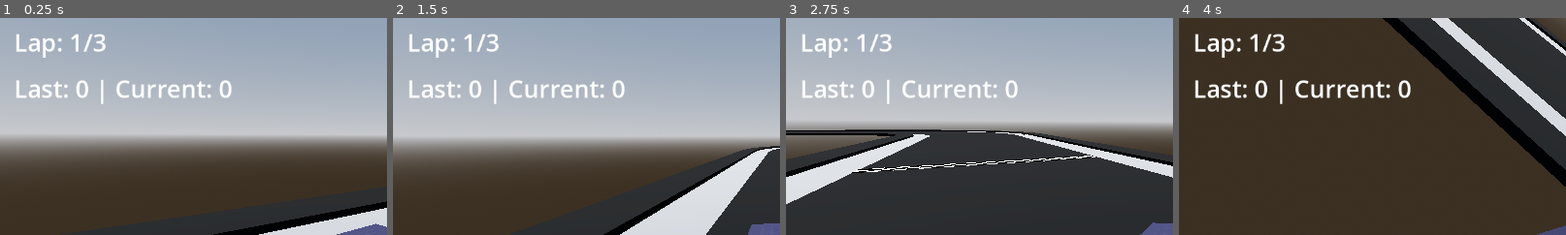
Above: before the commit, frames 1-4 (left to right).
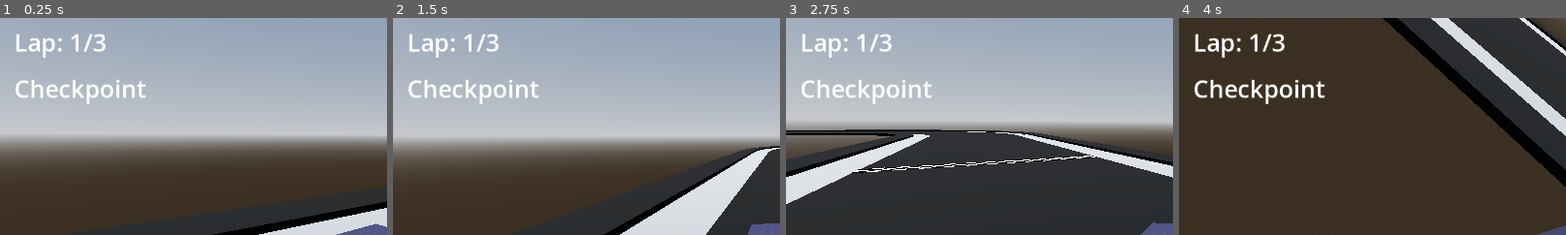
Above: after the commit, the same moments.

Repository: bstephe9/Racing-Game
Game: Godot game, scene res://main/main.tscn
The game is run twice, just before and just after one commit, with the same random seed, the same clock (stepped at 60 frames per second) and the same inputs.
Inputs:
- Up to frame 1 (0.25 s): no input
- Up to frame 2 (1.5 s): hold Shift (look_behind) 0.53-1.28 s; hold Up (move_forward) from 0.53 s (still down); tap Tab (mouse_capture) at 1.35 s
- Up to frame 3 (2.75 s): release Up (move_forward) at 2.03 s; hold Right (turn_right) from 2.03 s (still down); hold Shift (look_behind) from 2.03 s (still down)
- Up to frame 4 (4 s): release Right (turn_right) at 2.78 s; release Shift (look_behind) at 2.78 s; hold Up (move_forward) from 2.78 s (still down); tap Tab (mouse_capture) at 2.85 s; hold Shift (look_behind) from 3.53 s (still down)
The pictures show only the part of the screen within x 0-50%, y 0-50%; the shares and areas given below are measured in that part.

The runs differ from the first frame. In frame 1, 1.9% of the frame differs, in the area x 4-60%, y 28-40%; in frame 2, 1.9%; in frame 3, 1.8%; in frame 4, 2.4%.

Commit message:
refactor: Separate vehicle into player and cpu

Diff:
--- a/default_bus_layout.tres
+++ b/default_bus_layout.tres
@@ -5,7 +5,6 @@
 
 [resource]
 bus/0/volume_db = 6.02
-bus/0/send = &"SFX"
 bus/1/name = &"SFX"
 bus/1/solo = false
 bus/1/mute = false
--- a/level/level.gd
+++ b/level/level.gd
@@ -11,7 +11,7 @@
 	new_lap()
 
 func _process(delta: float) -> void:
-	debug()
+	pass
 
 func debug() -> void:
 	$Debug/L_car.text = "Pos: %s | Rot: %s" % [
--- a/level/level.tscn
+++ b/level/level.tscn
@@ -87,7 +87,7 @@
 transform = Transform3D(-4.37114e-08, 0, 1, 0, 1, 0, -1, 0, -4.37114e-08, -2, 0, 0)
 shape = SubResource("SeparationRayShape3D_b25e5")
 
-[node name="Vehicle" parent="." instance=ExtResource("3_8kl83")]
+[node name="Player" parent="." instance=ExtResource("3_8kl83")]
 transform = Transform3D(-1, 0, -8.74228e-08, 0, 1, 0, 8.74228e-08, 0, -1, -5.83248, 4, -52.6043)
 
 [node name="HUD" type="CanvasLayer" parent="."]
@@ -121,4 +121,4 @@
 text = "Checkpoint"
 label_settings = SubResource("LabelSettings_k01e7")
 
-[connection signal="checkpoint_entered" from="Vehicle" to="." method="_on_checkpoint_entered"]
+[connection signal="checkpoint_entered" from="Player" to="." method="_on_checkpoint_entered"]
--- /dev/null
+++ b/vehicle/cpu/cpu.gd
@@ -0,0 +1,10 @@
+extends Vehicle
+
+func _ready() -> void:
+	max_steer = 0.8
+	engine_power = 500
+	max_speed = 50
+
+func _physics_process(delta: float) -> void:
+	super(delta)
+	engine_force = engine_power
--- /dev/null
+++ b/vehicle/player/player.gd
@@ -0,0 +1,15 @@
+extends Vehicle
+
+func _ready() -> void:
+	max_steer = 0.8
+	engine_power = 500
+	max_speed = 50
+
+func _physics_process(delta: float) -> void:
+	super(delta)
+	steering = move_toward(
+		steering,
+		Input.get_axis("turn_right", "turn_left") * max_steer,
+		delta * 5.0
+	)
+	engine_force = Input.get_axis("move_backward", "move_forward") * engine_power
--- a/vehicle/vehicle.gd
+++ b/vehicle/vehicle.gd
@@ -1,3 +1,4 @@
+class_name Vehicle
 extends VehicleBody3D
 
 signal checkpoint_entered(checkpoint_index: int)
@@ -13,13 +14,6 @@
 @export var max_speed = 50
 
 func _physics_process(delta: float) -> void:
-	steering = move_toward(
-		steering,
-		Input.get_axis("turn_right", "turn_left") * max_steer,
-		delta * 5.0
-	)
-	engine_force = Input.get_axis("move_backward", "move_forward") * engine_power
-
 	# Make engine play sound only when vehicle reaches a certain speed
 	if velocity.length() > ENGINE_MIN_PLAY: # TODO Use a tween
 		play_engine_sound()
--- a/vehicle/vehicle.tscn
+++ b/vehicle/vehicle.tscn
@@ -1,6 +1,6 @@
 [gd_scene load_steps=19 format=3 uid="uid://bj64dkf85bq75"]
 
-[ext_resource type="Script" path="res://vehicle/vehicle.gd" id="1_3h4v3"]
+[ext_resource type="Script" path="res://vehicle/player/player.gd" id="1_hrln0"]
 [ext_resource type="Texture2D" uid="uid://dqxgjrwxlhgmw" path="res://vehicle/Car2_car2.png" id="1_va1am"]
 [ext_resource type="Script" path="res://vehicle/camera/camera_pivot.gd" id="3_5x0ug"]
 [ext_resource type="AudioStream" uid="uid://cabno6evq2ujm" path="res://vehicle/sound_effects/engine.wav" id="4_o8mkp"]
@@ -193,7 +193,7 @@
 [node name="Vehicle" type="VehicleBody3D"]
 mass = 35.0
 physics_material_override = SubResource("PhysicsMaterial_2vdav")
-script = ExtResource("1_3h4v3")
+script = ExtResource("1_hrln0")
 
 [node name="CollisionShape3D" type="CollisionShape3D" parent="."]
 transform = Transform3D(1, 0, 0, 0, -3.57628e-07, -1, 0, 1, -3.57628e-07, 0, 0, 0)
@@ -267,9 +267,10 @@
 
 [node name="EngineSound" type="AudioStreamPlayer3D" parent="."]
 stream = ExtResource("4_o8mkp")
-volume_db = 25.0
+volume_db = 18.0
 max_db = 0.0
 pitch_scale = 4.0
 bus = &"SFX"
+doppler_tracking = 2
 
 [connection signal="area_entered" from="CheckpointDetector" to="." method="_on_checkpoint_entered"]
